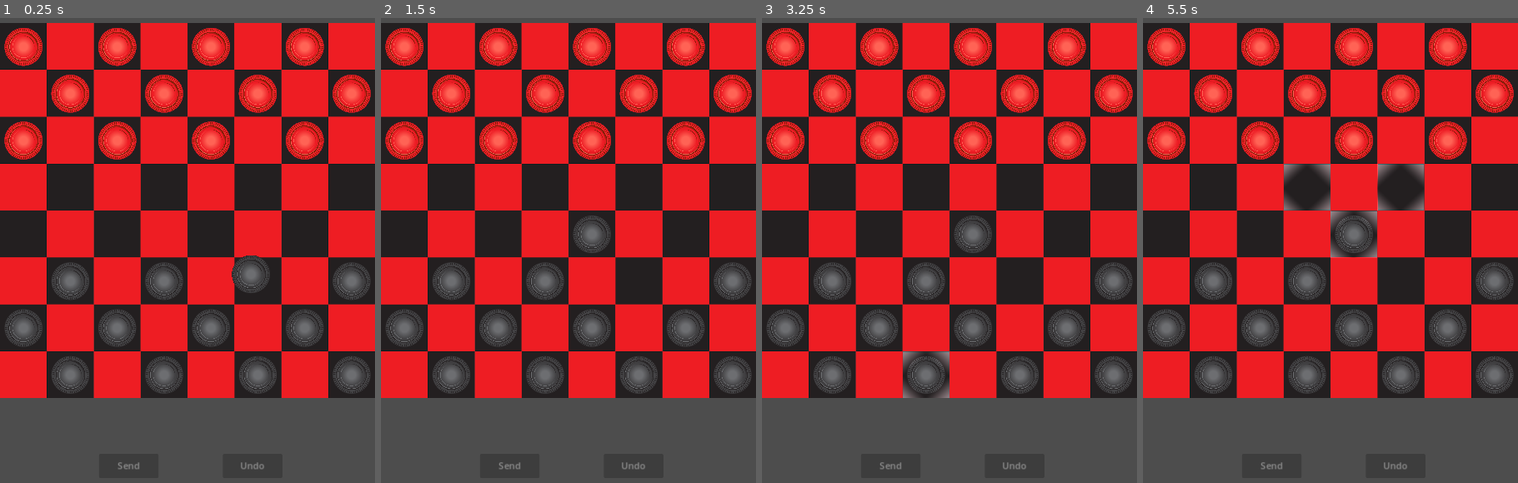
Above: before the commit, frames 1-4 (left to right).
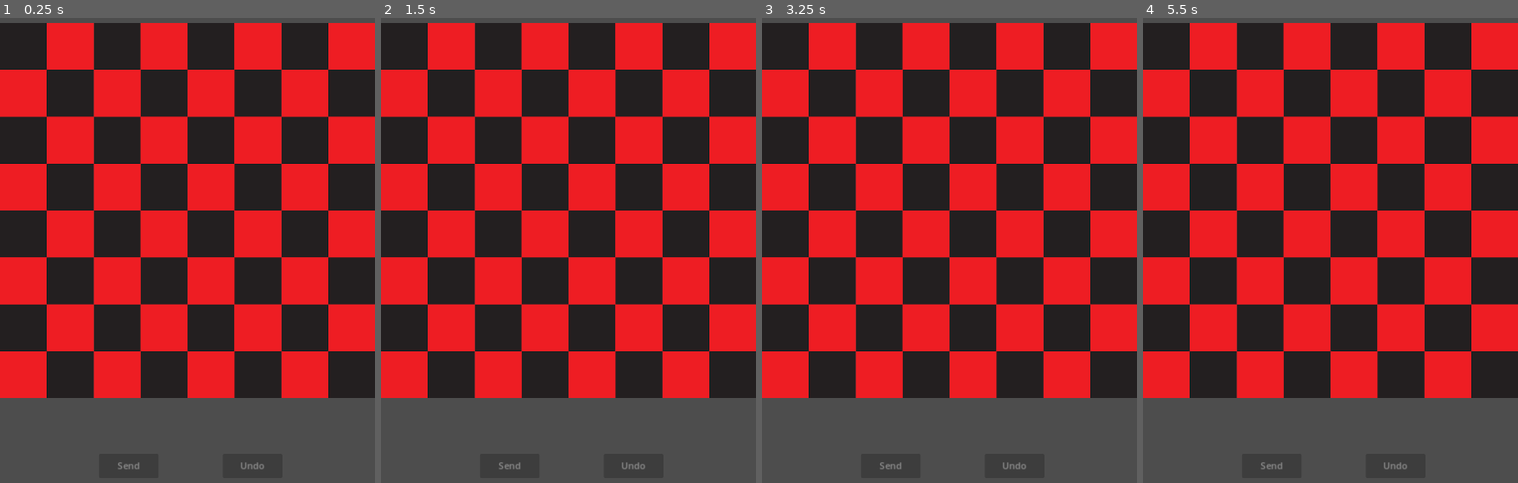
Above: after the commit, the same moments.

Repository: jakecrowley/gamepidgeon-checkers
Game: Godot game, scene res://checkers.tscn
Two runs of this game, one before a commit and one after it. Both use one fixed random seed, a clock stepped at 60 frames per second and the inputs below.
Inputs (mouse positions are in pixels of both pictures, inside the frame that each line leads up to):
- Up to frame 1 (0.25 s): no input
- Up to frame 2 (1.5 s): move the mouse to (651, 185) at 0.52 s; click (651, 185) at 0.67 s; tap Enter at 1.25 s; move the mouse to (493, 250) at 1.27 s; click (493, 250) at 1.42 s
- Up to frame 3 (3.25 s): tap Space at 2 s; move the mouse to (987, 69) at 2.02 s; click (987, 69) at 2.17 s; tap Enter at 2.75 s; move the mouse to (930, 352) at 2.77 s; click (930, 352) at 2.92 s
- Up to frame 4 (5.5 s): move the mouse to (1443, 315) at 3.52 s; click (1443, 315) at 3.67 s; move the mouse to (1218, 115) at 4.27 s; click (1218, 115) at 4.42 s; move the mouse to (1349, 217) at 5.02 s; click (1349, 217) at 5.17 s

The runs differ from the first frame. In frame 1, 14% of the frame differs, in the area x 1-99%, y 2-81%; in frame 2, 14%; in frame 3, 14%; in frame 4, 15%.

Commit message:
bug fixes

Diff:
--- a/board_highlight.gd
+++ b/board_highlight.gd
@@ -6,7 +6,7 @@
 	var tween = get_tree().create_tween()
 	tween.tween_method(set_energy, 0.0, 5.0, 0.5).set_trans(Tween.TRANS_SINE)
 	tween.tween_method(set_energy, 5.0, 0.0, 0.5).set_trans(Tween.TRANS_SINE)
-	tween.set_loops()
+	tween.set_loops(5000)
 
 func set_energy(value: float):
 	set_meta("Energy", value);
--- a/button_click.gd
+++ b/button_click.gd
@@ -14,6 +14,14 @@
 func _pressed() -> void:
 	if name == "SendButton":
 		print("Send clicked")
+		var board: CheckersBoardTop = get_node("../CheckersBoardTop")
+
+		var appPlugin := Engine.get_singleton("AppPlugin")
+		if appPlugin:
+			appPlugin.sendReplay(board.export_replay())
+		else:
+			print("app not connected??")
+
 	elif name == "UndoButton":
 		print("Undo clicked")
 		var board: CheckersBoardTop = get_node("../CheckersBoardTop")
--- a/checkers_board_top.gd
+++ b/checkers_board_top.gd
@@ -1,7 +1,8 @@
 extends Sprite2D
 class_name CheckersBoardTop
 
-var replay = "board:0,2,0,2,0,2,0,2,2,0,2,0,2,0,2,0,0,2,0,2,0,2,0,2,0,0,0,0,0,0,0,0,0,0,0,0,0,0,0,0,1,0,1,0,1,0,1,0,0,1,0,1,0,1,0,1,1,0,1,0,1,0,1,0|move:5,2,4,3|board:0,2,0,2,0,2,0,2,2,0,2,0,2,0,2,0,0,2,0,2,0,0,0,2,0,0,0,0,2,0,0,0,0,0,0,0,0,0,0,0,1,0,1,0,1,0,1,0,0,1,0,1,0,1,0,1,1,0,1,0,1,0,1,0";
+#var replay = "board:0,2,0,2,0,2,0,2,2,0,2,0,2,0,2,0,0,2,0,2,0,2,0,2,0,0,0,0,0,0,0,0,0,0,0,0,0,0,0,0,1,0,1,0,1,0,1,0,0,1,0,1,0,1,0,1,1,0,1,0,1,0,1,0|move:5,2,4,3|board:0,2,0,2,0,2,0,2,2,0,2,0,2,0,2,0,0,2,0,2,0,0,0,2,0,0,0,0,2,0,0,0,0,0,0,0,0,0,0,0,1,0,1,0,1,0,1,0,0,1,0,1,0,1,0,1,1,0,1,0,1,0,1,0";
+var replay = null;
 var redPiece: Sprite2D
 
 var boardHighlight: BoardHighlight
@@ -14,15 +15,25 @@
 var has_moved: bool = false
 var prev_move: Array[Vector2]
 
+var has_connected = false
+
 # Called when the node enters the scene tree for the first time.
 func _ready() -> void:
+	var appPlugin := Engine.get_singleton("AppPlugin")
+	if appPlugin:
+		print("App plugin is available")
+		if not has_connected:
+			appPlugin.connect("set_replay", _set_replay)
+			has_connected = true
+	else:
+		print("App plugin is not available")
+
+	if replay == null:
+		return
+
 	redPiece = get_node("CheckerPieceRed")
 	var blackPiece: Sprite2D = get_node("CheckerPieceBlack")
 	boardHighlight = get_node("BoardHighlight")
-
-		#var prevBoard = replay.Split('|')[0].Substring(6).Split(",");
-		#var move = replay.Split("|")[1].Substring(5).Split(",");
-		#var nextBoard = replay.Split('|')[2].Substring(6).Split(",");
 
 	var prevBoard = replay.split('|')[0].substr(6).split(',');
 	var move = replay.split('|')[1].substr(5).split(',');
@@ -49,6 +60,31 @@
 					tween.tween_property(newPiece, "position", newPos, 1.0).set_trans(Tween.TRANS_SINE)
 					newPiece.name = move[2] + "," + move[3];
 
+func _set_replay(new_replay: String):
+	replay = new_replay
+	_ready()
+
+func export_replay() -> String:
+	var board: Array[String]
+	for i in range(0, 64):
+		board.append("0")
+
+	for y in range(0, 8):
+		for x in range(0, 8):
+			var piece: Sprite2D = get_node_or_null(str(x) + "," + str(7-y))
+			if piece != null:
+				if piece.texture.resource_path.contains("red"):
+					board[(7 - y) * 8 + x] = "1"
+				elif piece.texture.resource_path.contains("black"):
+					board[(7 - y) * 8 + x] = "2"
+
+	var boardStr: String
+	for val in board:
+		boardStr += val + ","
+
+	return replay.split('|')[2] + "|move:" + str(prev_move[0].x) + "," + str(prev_move[0].y) + "," + str(prev_move[1].x) + "," + str(prev_move[1].y) + "|board:" + boardStr.substr(0, boardStr.length()-1)
+
+
 func move_piece(piece: Sprite2D, x: int, y: int):
 	var newPos = Vector2(redPiece.position.x + (135 * x), redPiece.position.y + (135 * y))
 	var tween = piece.get_tree().create_tween()
@@ -65,10 +101,12 @@
 	newHighlight.set_meta("Visible", true);
 	print("Highlighting: ", x, ",", y);
 
+
 func clear_highlights():
 	for highlight in highlights:
 		highlight.free()
 	highlights.clear()
+
 
 func gen_moves():
 	moves.clear()
@@ -83,7 +121,7 @@
 
 	for diagonal in diagonals:
 		var pos = Vector2(clickedPiecePos.x + diagonal.x, clickedPiecePos.y + diagonal.y)
-		if get_node(str(pos.x) + "," + str(pos.y)) == null:
+		if get_node_or_null(str(pos.x) + "," + str(pos.y)) == null:
 			moves.append(pos)
 			add_highlight(pos.x, 7 - pos.y)
 
@@ -95,6 +133,7 @@
 	(get_node("../UndoButton") as Button).disabled = true
 	(get_node("../SendButton") as Button).disabled = true
 
+
 func _input(event: InputEvent) -> void:
 	if event is InputEventMouseButton:
 		if event.pressed and event.button_index == 1 and not has_moved:
@@ -102,7 +141,7 @@
 			var y: int = ceil(event.position.y / 80) - 4;
 			print("board position at ", x, ",", 7-y, " clicked")
 
-			var clickedPiece: Sprite2D = get_node(str(x) + "," + str(7-y))
+			var clickedPiece: Sprite2D = get_node_or_null(str(x) + "," + str(7-y))
 			if clickedPiece != null:
 				clear_highlights()
 				clicked_piece = clickedPiece
